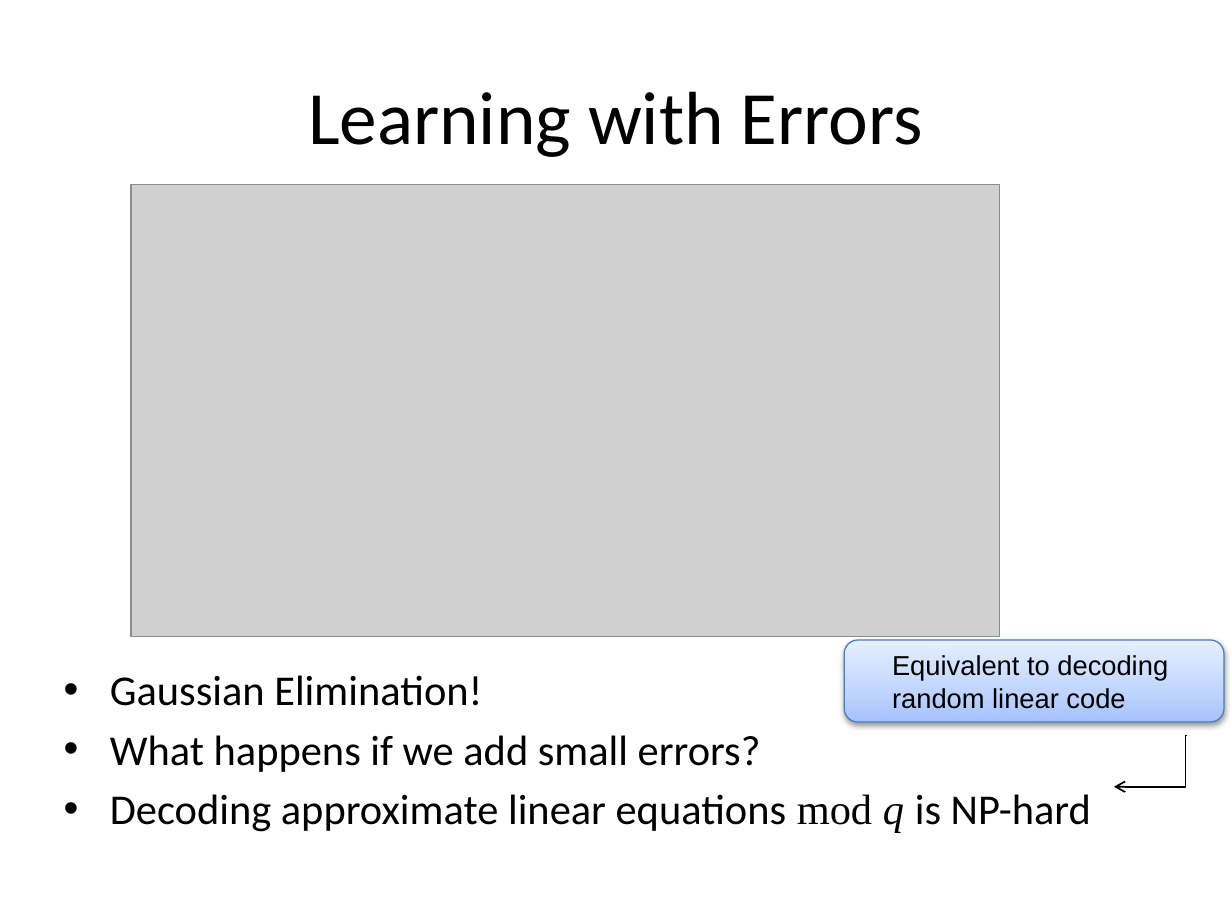
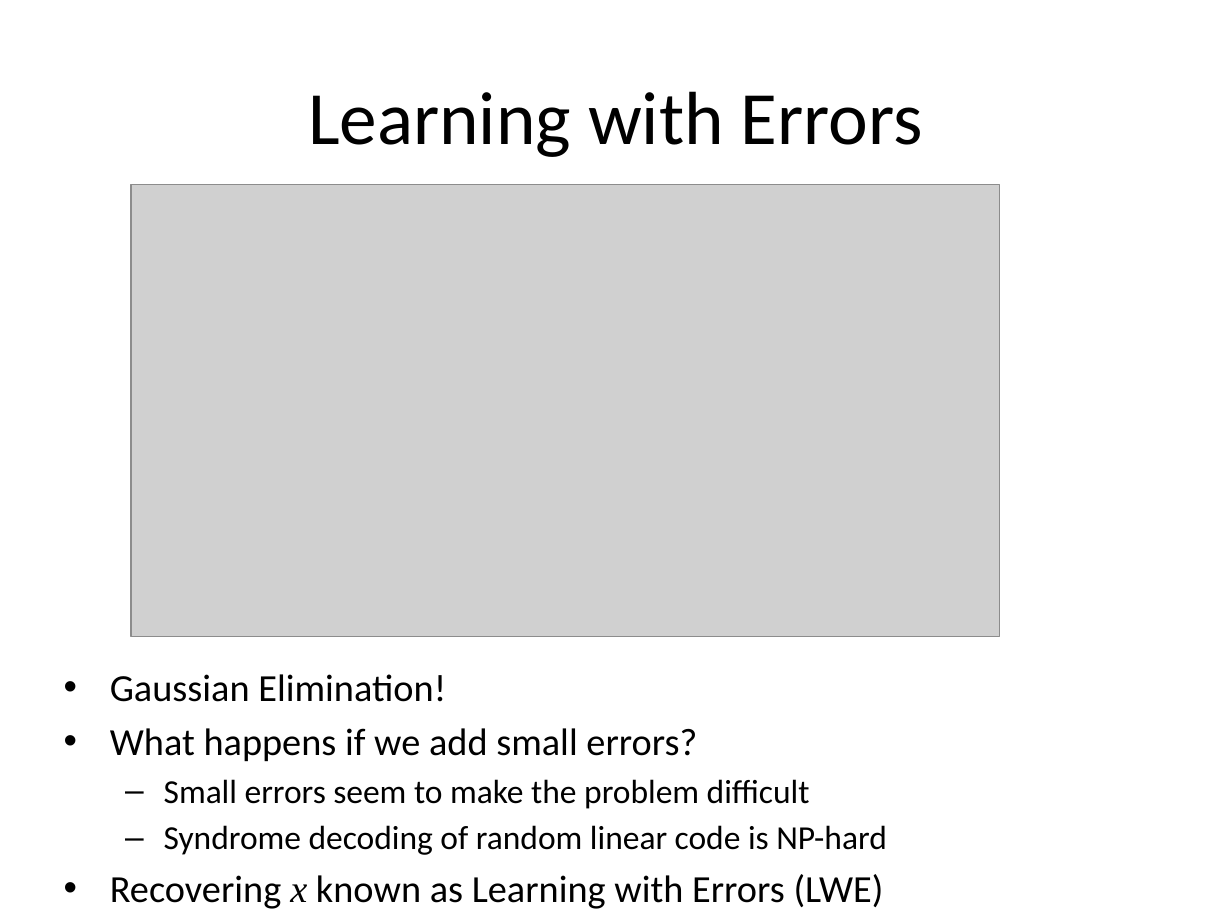
Before and after one commit to xianruimeng/comp-fuzzy-ext, a slide deck: slide 20 of ComputationalFuzzyExtractors.pptx (slide 19 before the commit). Drawn at 1232x924 pixels with LibreOffice and Linux fonts; fonts in the diff are those of the drawing; grey boxes stand for pictures. Boxes give left, top, right and bottom in pixels: in the first picture for what was removed or moved away, otherwise in the second. Text is boxed around its words. In the diff, an @@ line names an element or a change of style, - is before the commit and + after.

```diff
--- a/ComputationalFuzzyExtractors.pptx
+++ b/ComputationalFuzzyExtractors.pptx
@@ rounded rectangle removed at (844,639,1223,722) @@
-Equivalent to decoding
-random linear code
@@ text at (110,674,697,762): size 24.8 to 22.4 pt in "Gaussian Elimination!", "What happens if we add small errors?" @@
@@ elbow arrow removed from (1185, 736) to (1114, 787) @@
@@ text at (110,779,887,909): text changed; size 24.8 to 19.6 pt @@
-• Decoding approximate linear equations mod q is NP-hard
+  – Small errors seem to make the problem difficult
+  – Syndrome decoding of random linear code is NP-hard
+• Recovering x known as Learning with Errors (LWE)
```
Also in this commit, not shown: 14 other slides changed, 11 slides added, 1 slide removed.
